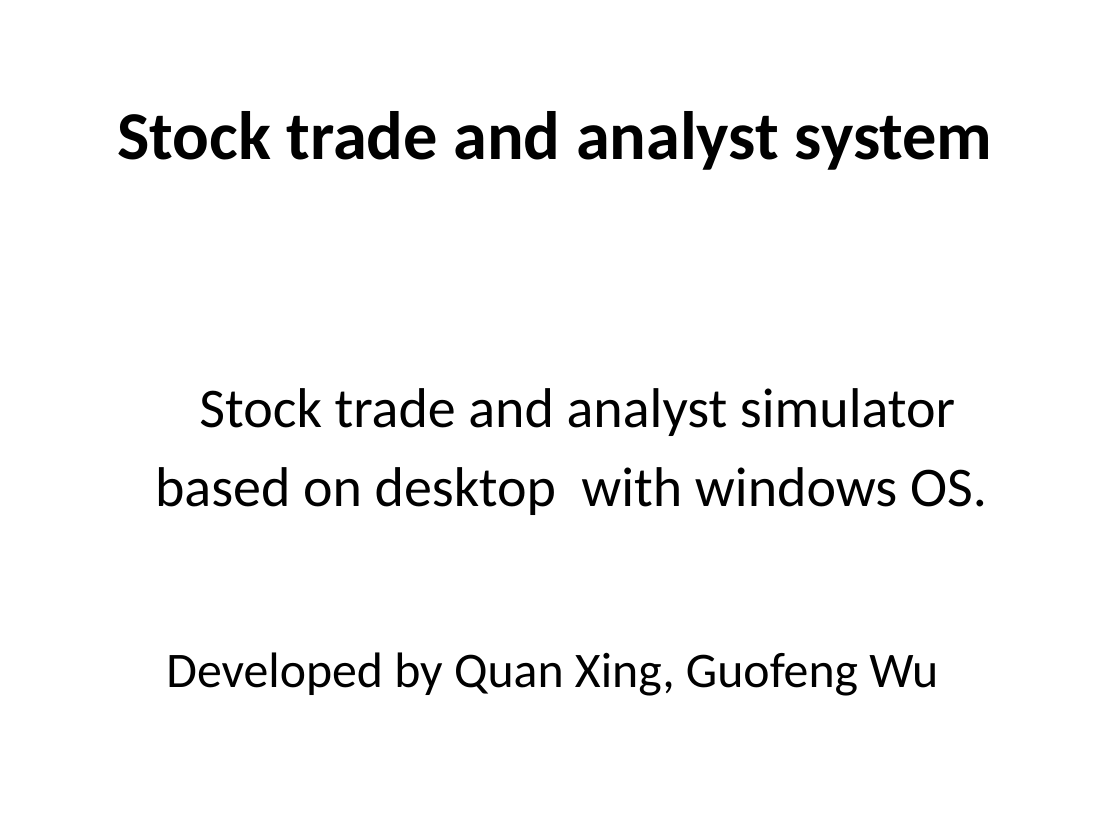
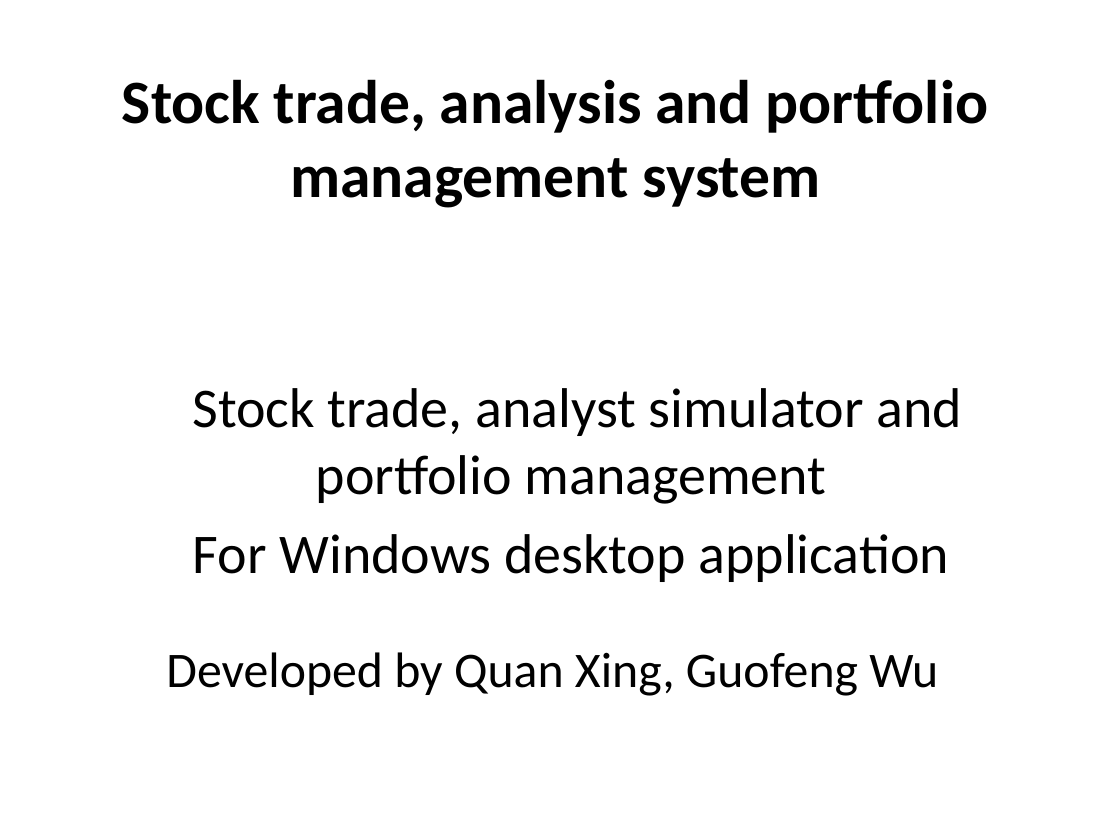
Before and after one commit to IPD8-guofeng/dotnet-group-project, a slide deck: slide 1 of Stock trade and analyst system.pptx. Drawn at 1120x840 pixels with LibreOffice and Linux fonts; fonts in the diff are those of the drawing. Boxes give left, top, right and bottom in pixels: in the first picture for what was removed or moved away, otherwise in the second. Text is boxed around its words. In the diff, an @@ line names an element or a change of style, - is before the commit and + after.

```diff
--- a/Stock trade and analyst system.pptx
+++ b/Stock trade and analyst system.pptx
@@ title at (122,79,988,208): text changed; size 44 to 39.6 pt @@
-Stock trade and analyst system
+Stock trade, analysis and portfolio management system
@@ text at (192,388,962,582): text changed @@
-Stock trade and analyst simulator
-based on desktop with windows OS.
+Stock trade, analyst simulator and portfolio management
+For Windows desktop application
```
Also in this commit, not shown: 1 other slide changed, 4 slides added, 4 slides removed, 3 other files.
